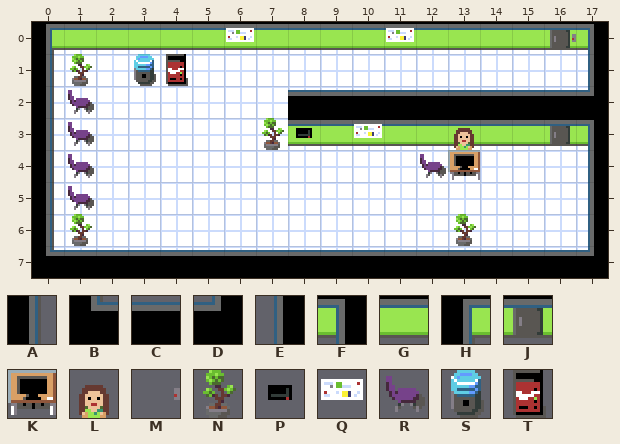
Two versions of a level (Tiled map, src/assets/tilemaps/map2.tmx). Above: the version before the commit.
Cells are 16x16 px. Shown: x 0..17, y 0..7.
Key: from "main": A 1, B 2, C 3, D 4, E 5, F 6, G 7, H 8, J 9 "door", K 21, L 22 "secretary", M 28 "digicode", N 30, P 32, Q 33, R 34, S 36, T 37.
_ is an empty cell.
Layers that did not change in this view are not listed.
Layer "walls" before, first column x 0:
0 HGGGGGGGGGGGGGGGJF
1 AN_ST____________E
2 AR______CCCCCCCCCD
3 AR_____NGGGGGGGGJF
4 AR__________RK___E
5 AR_______________E
6 AN___________N___E
7 BCCCCCCCCCCCCCCCCD
Layer "items" before, first column x 0:
0 ______Q____Q____M_
1 __________________
2 __________________
3 ________P_Q__L____
4 __________________
5 __________________
6 __________________
7 __________________
After the commit:
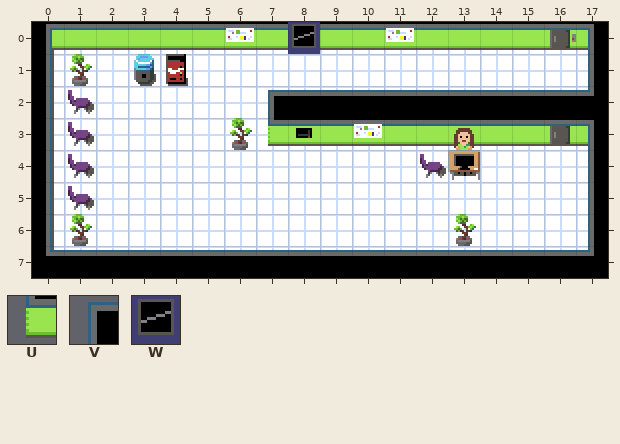
Further tiles: from "main": U 38, V 40, W 55.
From old to new:
Layer "walls":
y 2: x 7 _ -> V
y 3: x 6..7 _N -> NU
Layer "items":
y 0: x 8 _ -> W
